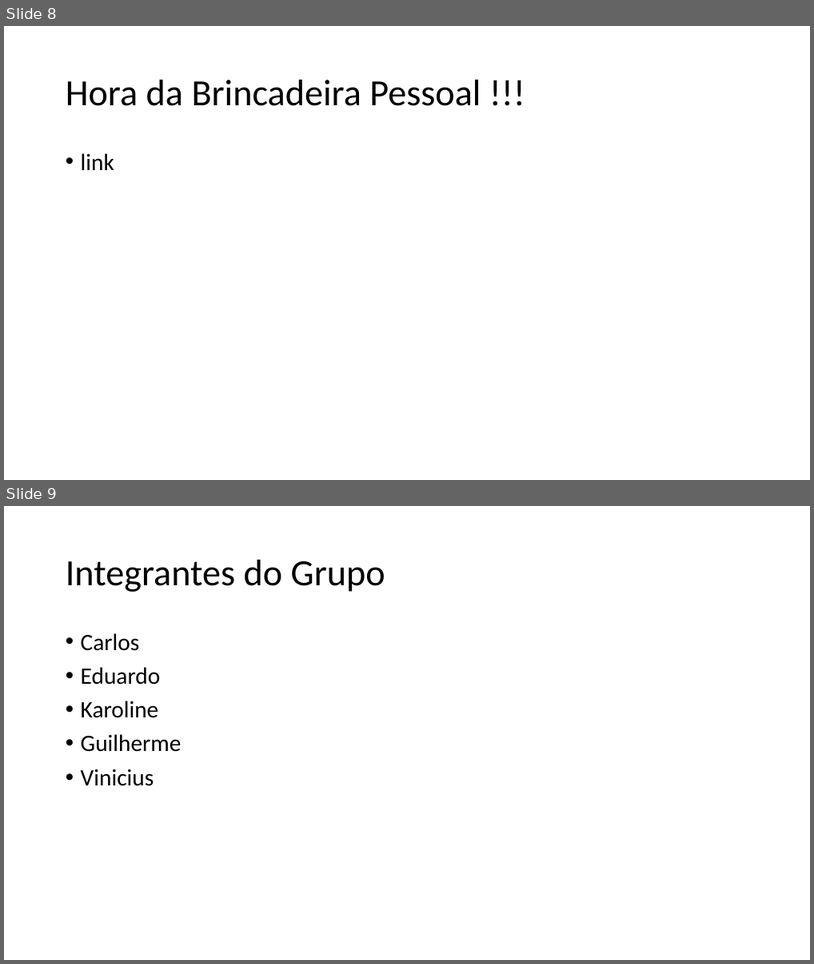
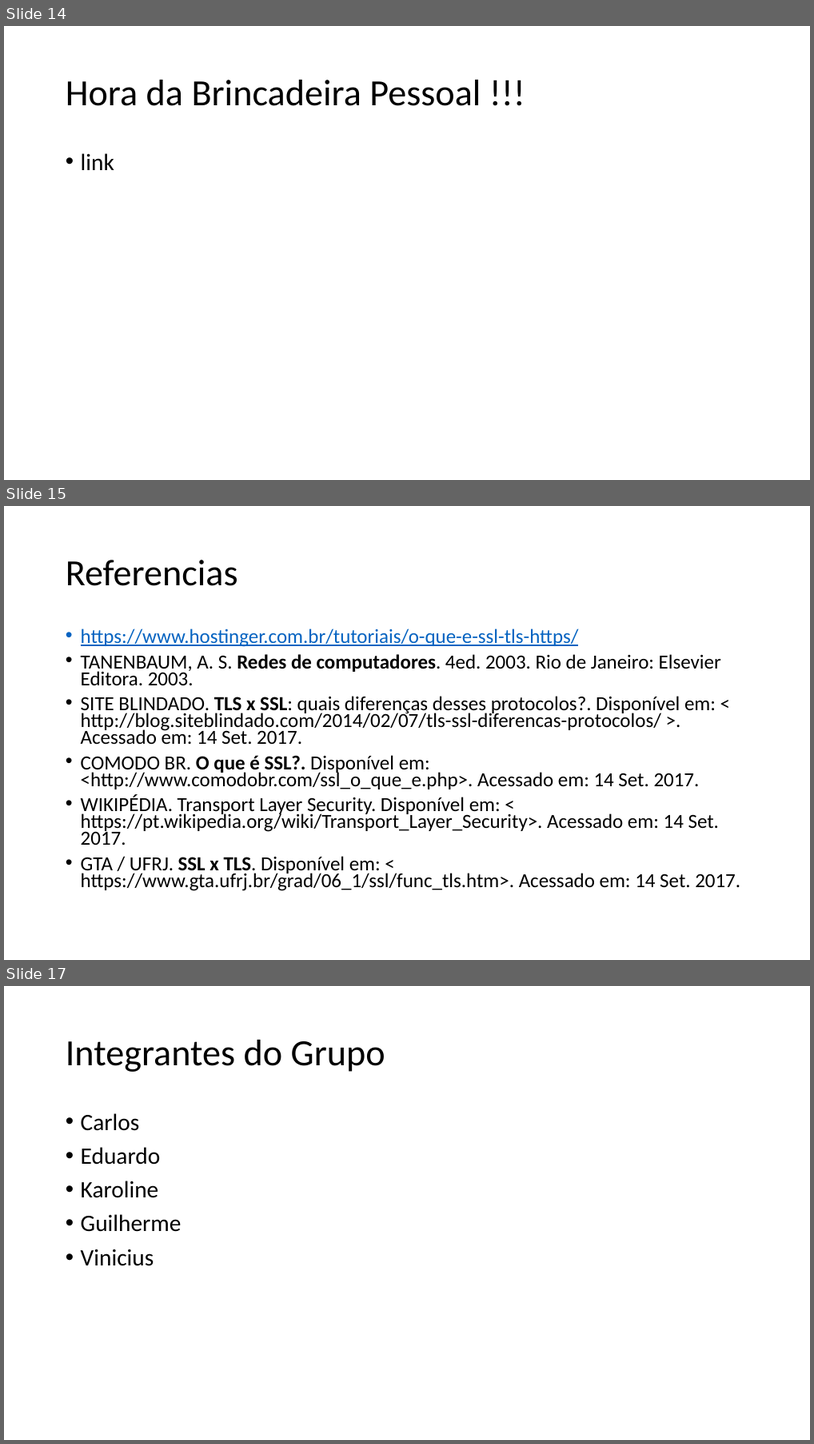
Before and after one commit to vinicius-vasconcelos/tecnicoEmInformatica, a slide deck: UC_3/aula_1/Apresentacao.pptx. Shown one above the other, each under a label of ours: slides 8 and 9 before the commit, slides 14, 15 and 17 after it; the slides between them are not shown. The pictures are 814x964 and 814x1444 pixels, drawn with LibreOffice and Linux fonts; fonts in the diff are those of the drawing. Boxes give left, top, right and bottom in pixels: in the first picture for what was removed or moved away, otherwise in the second. Text is boxed around its words. In the diff, an @@ line names an element or a change of style, - is before the commit and + after.

```diff
--- a/UC_3/aula_1/Apresentacao.pptx
+++ b/UC_3/aula_1/Apresentacao.pptx
@@ slide 15 added at [4, 506, 810, 960], background #FFFFFF @@
@@ title added at [66, 560, 238, 586], 44 pt, text #000000 @@
+Referencias
@@ text added at [81, 628, 741, 891], 23.8 pt, text #000000 @@
+• https://www.hostinger.com.br/tutoriais/o-que-e-ssl-tls-https/
+• TANENBAUM, A. S. Redes de computadores. 4ed. 2003. Rio de Janeiro: Elsevier Editora. 2003.
+• SITE BLINDADO. TLS x SSL: quais diferenças desses protocolos?. Disponível em: < http://blog.siteblindado.com/2014/02/07/tls-ssl-diferencas-protocolos/ >. Acessado em: 14 Set. 2017.
+• COMODO BR. O que é SSL?. Disponível em: <http://www.comodobr.com/ssl_o_que_e.php>. Acessado em: 14 Set. 2017.
+• WIKIPÉDIA. Transport Layer Security. Disponível em: < https://pt.wikipedia.org/wiki/Transport_Layer_Security>. Acessado em: 14 Set. 2017.
+• GTA / UFRJ. SSL x TLS. Disponível em: < https://www.gta.ufrj.br/grad/06_1/ssl/func_tls.htm>. Acessado em: 14 Set. 2017.
@@ what was slide 8 is now slide 14 @@
@@ what was slide 9 is now slide 17 @@
```
Also in this commit, not shown: 2 slides changed, 8 other slides added, 1 slide removed, 6 other files.
